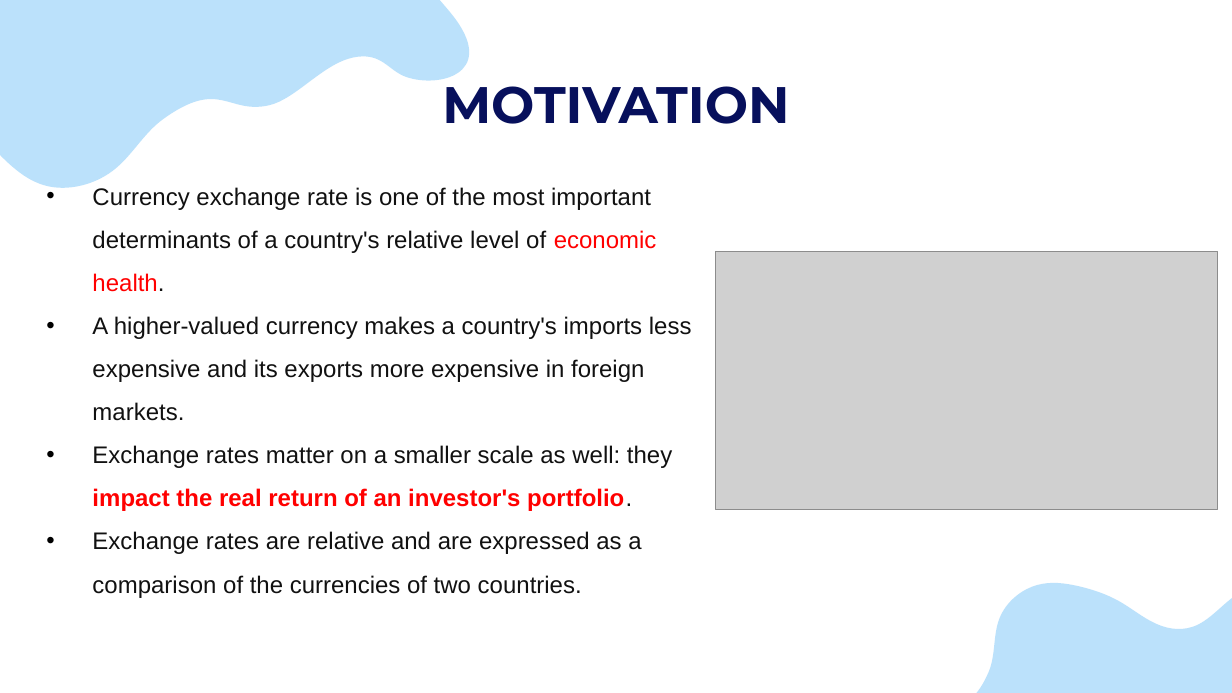
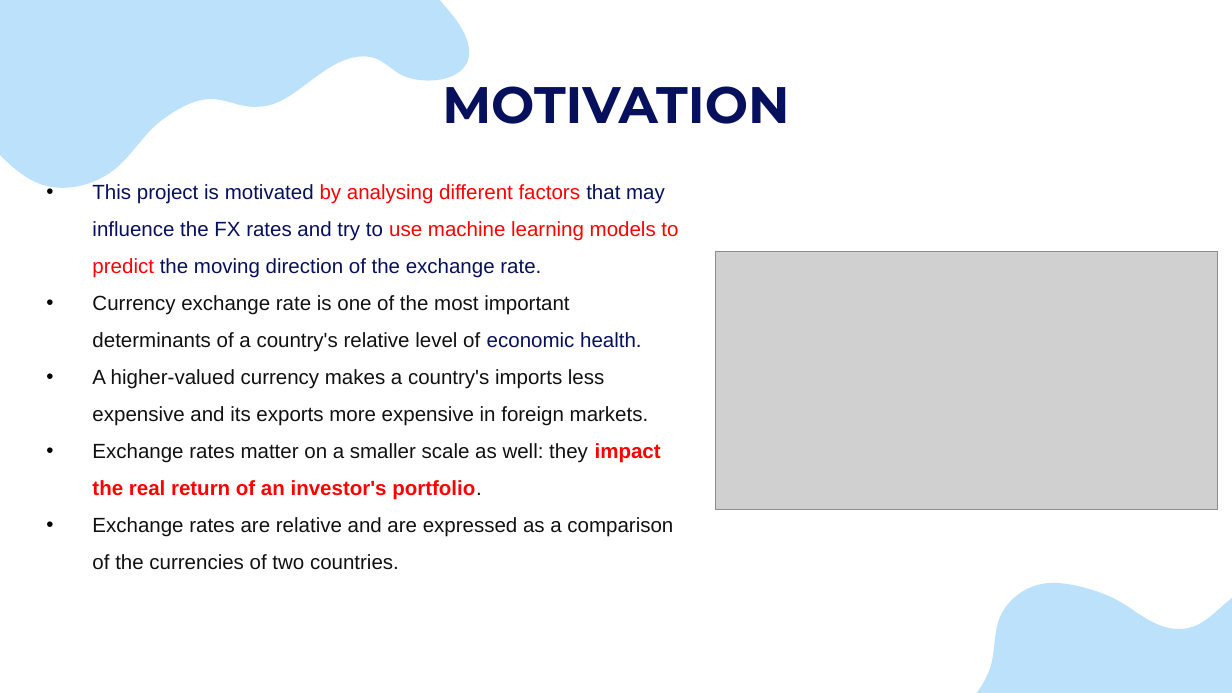
Before and after one commit to muhasenulhaque/Project-2-Machine-Learning-and-Algo-Trading, a slide deck: slide 4 of Presentation/FX_Master_Project_Presentation.pptx. Drawn at 1232x693 pixels with LibreOffice and Linux fonts; fonts in the diff are those of the drawing; grey boxes stand for pictures. Boxes give left, top, right and bottom in pixels: in the first picture for what was removed or moved away, otherwise in the second. Text is boxed around its words. In the diff, an @@ line names an element or a change of style, - is before the commit and + after.

Commit message:
Updated Presentations

```diff
--- a/Presentation/FX_Master_Project_Presentation.pptx
+++ b/Presentation/FX_Master_Project_Presentation.pptx
@@ text at [92,184,678,278]: paragraph added @@
+• This project is motivated by analysing different factors that may influence the FX rates and try to use machine learning models to predict the moving direction of the exchange rate.
@@ text at [92,295,673,570]: size 14 to 12 pt in "Currency exchange rate is one of the ...", "A higher-valued currency makes a country's imports ...", "Exchange rates matter on a smaller scale ...", "Exchange rates are relative and are expressed ..."; text colour #FF0000 to #07105C in "economic health."; text colour #111111 to #07105C in "health." @@
```
Also in this commit, not shown: 3 other slides changed.
